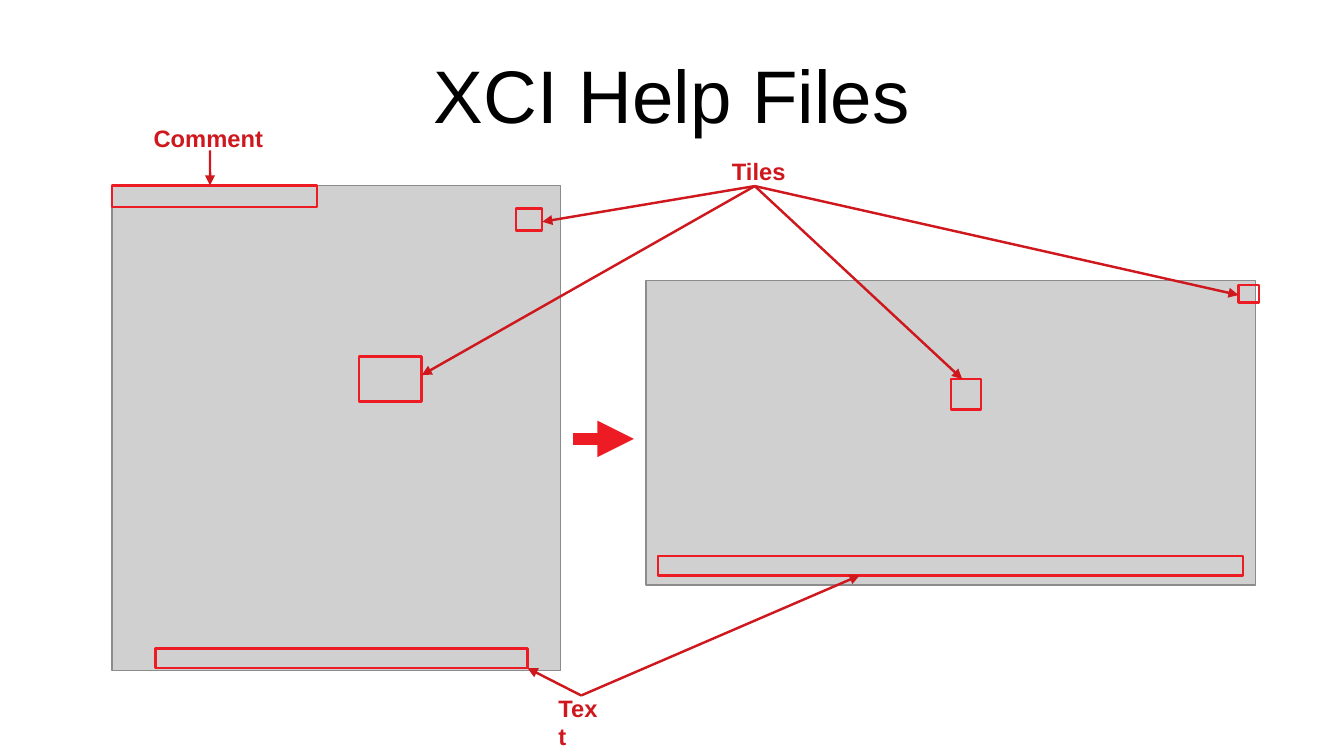
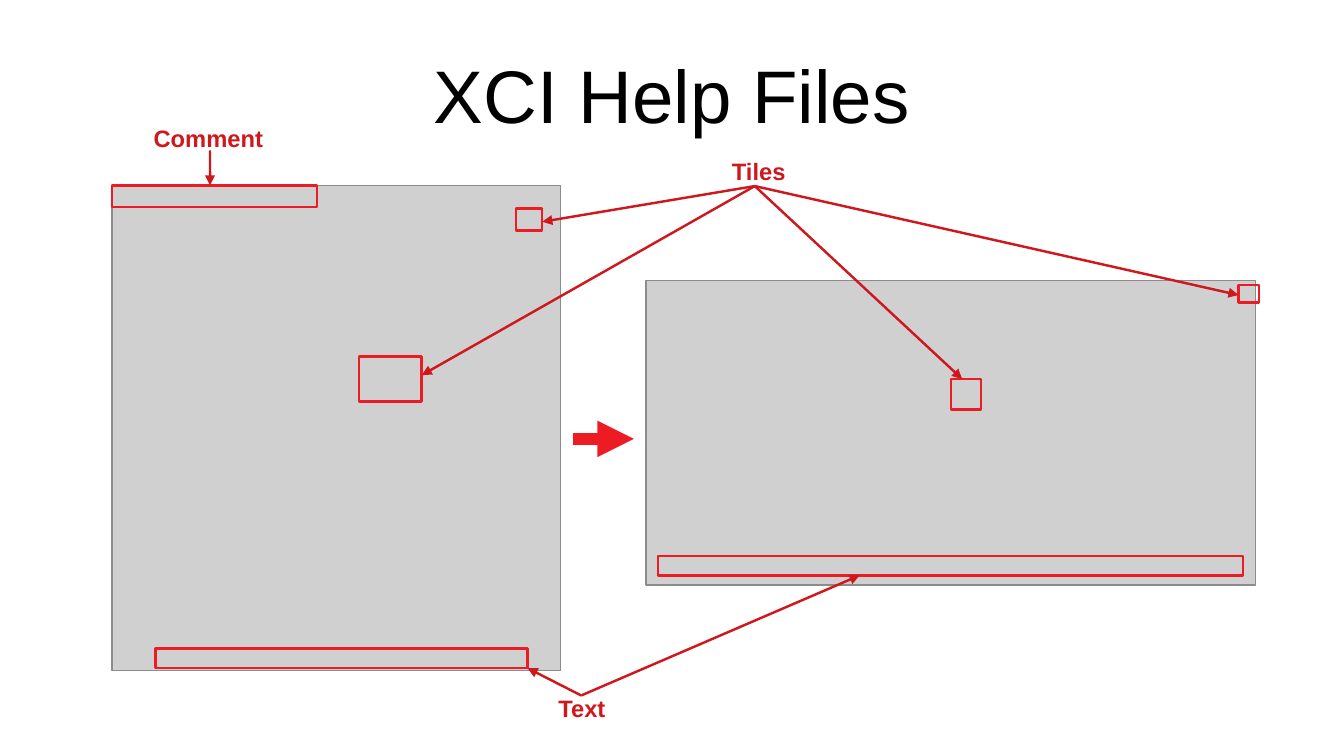
Before and after one commit to SlithyMatt/x16-xci, a slide deck: slide 1 of slides/XCI_help_files.odp. Drawn at 1344x756 pixels with LibreOffice and Linux fonts; fonts in the diff are those of the drawing; grey boxes stand for pictures. Boxes give left, top, right and bottom in pixels: in the first picture for what was removed or moved away, otherwise in the second. Text is boxed around its words. In the diff, an @@ line names an element or a change of style, - is before the commit and + after.

```diff
--- a/slides/XCI_help_files.odp
+++ b/slides/XCI_help_files.odp
@@ text "Text" rewrapped from <box>546,688,617,754</box> to <box>558,700,605,718</box> @@
```
Also in this commit, not shown: 1 other file.
